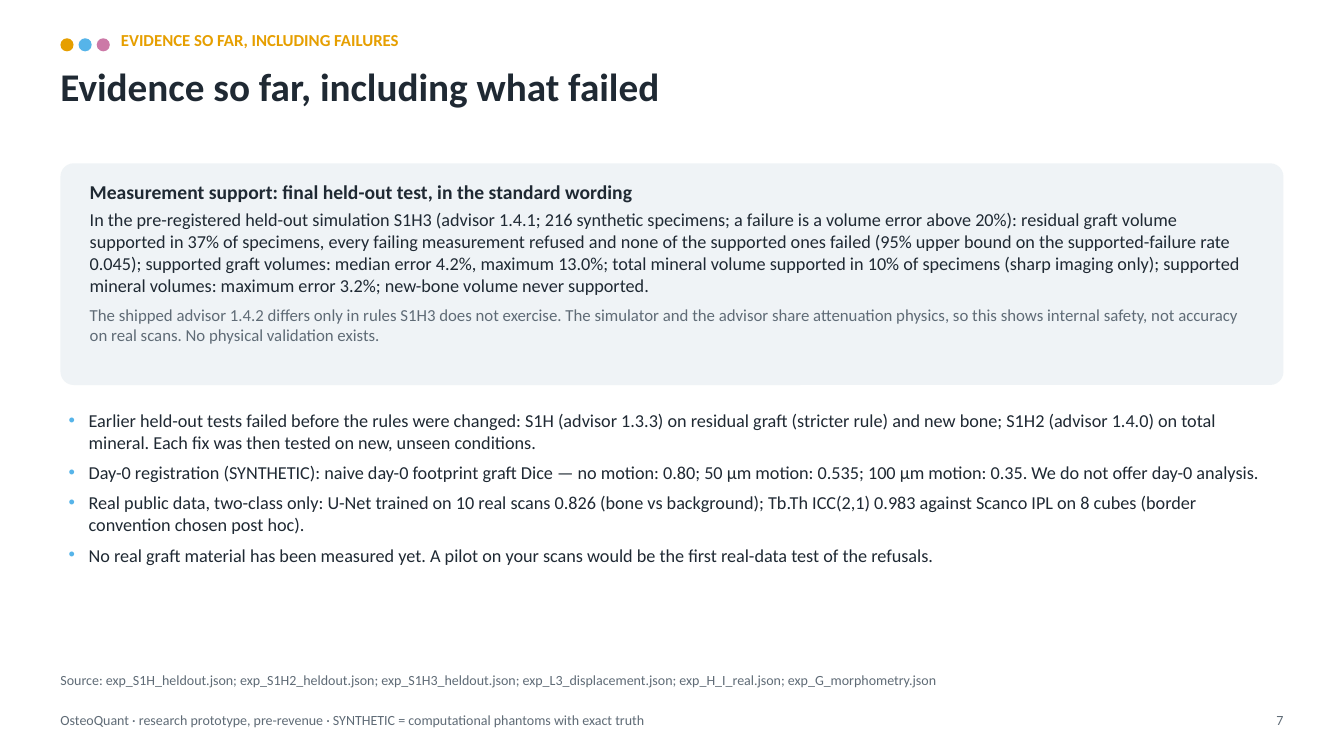
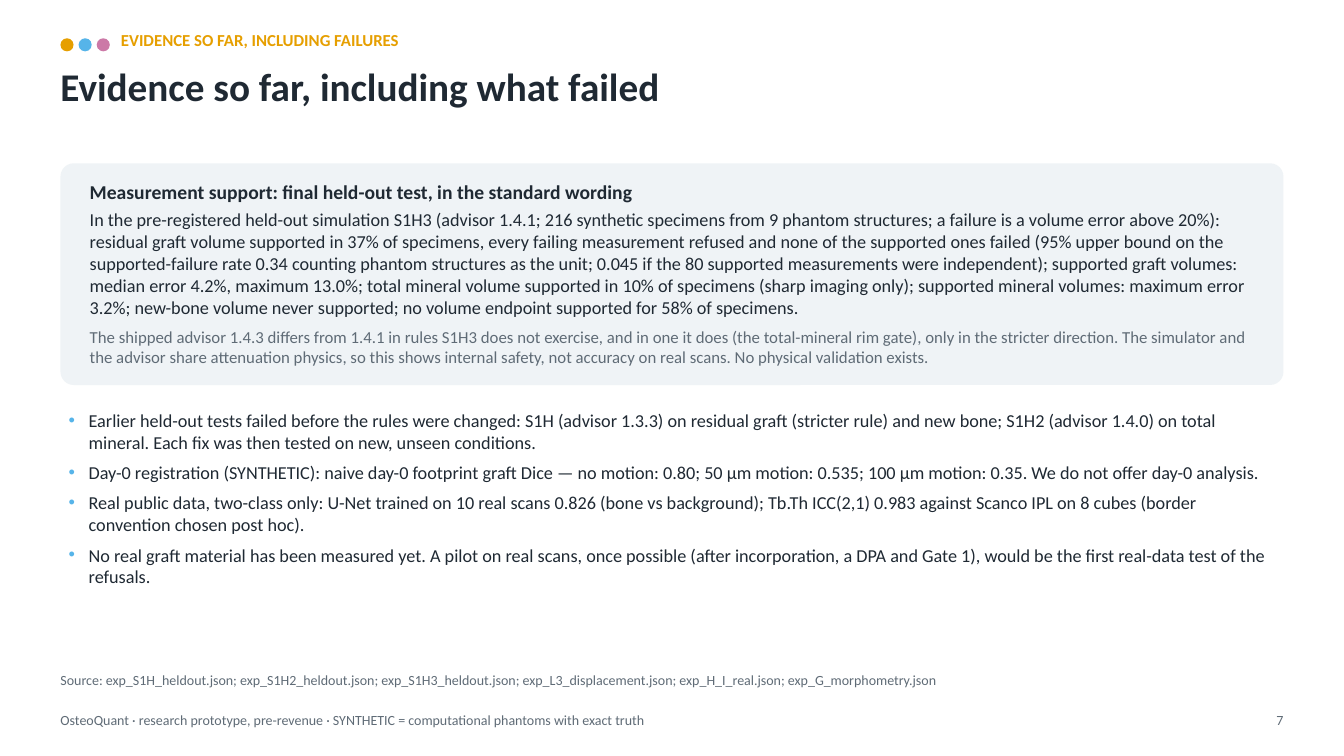
Before and after one commit to arnavhiteshpatel-cloud/playground, a slide deck: slide 7 of investor/OsteoQuant_Commercial_Pilot_Deck.pptx. Drawn at 1344x756 pixels with LibreOffice and Linux fonts; fonts in the diff are those of the drawing. Boxes give left, top, right and bottom in pixels: in the first picture for what was removed or moved away, otherwise in the second. Text is boxed around its words. In the diff, an @@ line names an element or a change of style, - is before the commit and + after.

```diff
--- a/investor/OsteoQuant_Commercial_Pilot_Deck.pptx
+++ b/investor/OsteoQuant_Commercial_Pilot_Deck.pptx
@@ text at (90,213,1245,366): text changed @@
-In the pre-registered held-out simulation S1H3 (advisor 1.4.1; 216 synthetic specimens; a failure is a volume error above 20%): residual graft volume supported in 37% of specimens, every failing measurement refused and none of the supported ones failed (95% upper bound on the supported-failure rate 0.045); supported graft volumes: median error 4.2%, maximum 13.0%; total mineral volume supported in 10% of specimens (sharp imaging only); supported mineral volumes: maximum error 3.2%; new-bone volume never supported.
-The shipped advisor 1.4.2 differs only in rules S1H3 does not exercise. The simulator and the advisor share attenuation physics, so this shows internal safety, not accuracy on real scans. No physical validation exists.
+In the pre-registered held-out simulation S1H3 (advisor 1.4.1; 216 synthetic specimens from 9 phantom structures; a failure is a volume error above 20%): residual graft volume supported in 37% of specimens, every failing measurement refused and none of the supported ones failed (95% upper bound on the supported-failure rate 0.34 counting phantom structures as the unit; 0.045 if the 80 supported measurements were independent); supported graft volumes: median error 4.2%, maximum 13.0%; total mineral volume supported in 10% of specimens (sharp imaging only); supported mineral volumes: maximum error 3.2%; new-bone volume never supported; no volume endpoint supported for 58% of specimens.
+The shipped advisor 1.4.3 differs from 1.4.1 in rules S1H3 does not exercise, and in one it does (the total-mineral rim gate), only in the stricter direction. The simulator and the advisor share attenuation physics, so this shows internal safety, not accuracy on real scans. No physical validation exists.
@@ text at (89,549,1265,583): text changed @@
-• No real graft material has been measured yet. A pilot on your scans would be the first real-data test of the refusals.
+• No real graft material has been measured yet. A pilot on real scans, once possible (after incorporation, a DPA and Gate 1), would be the first real-data test of the refusals.
```
Also in this commit, not shown: 8 other slides changed, 17 other files.
